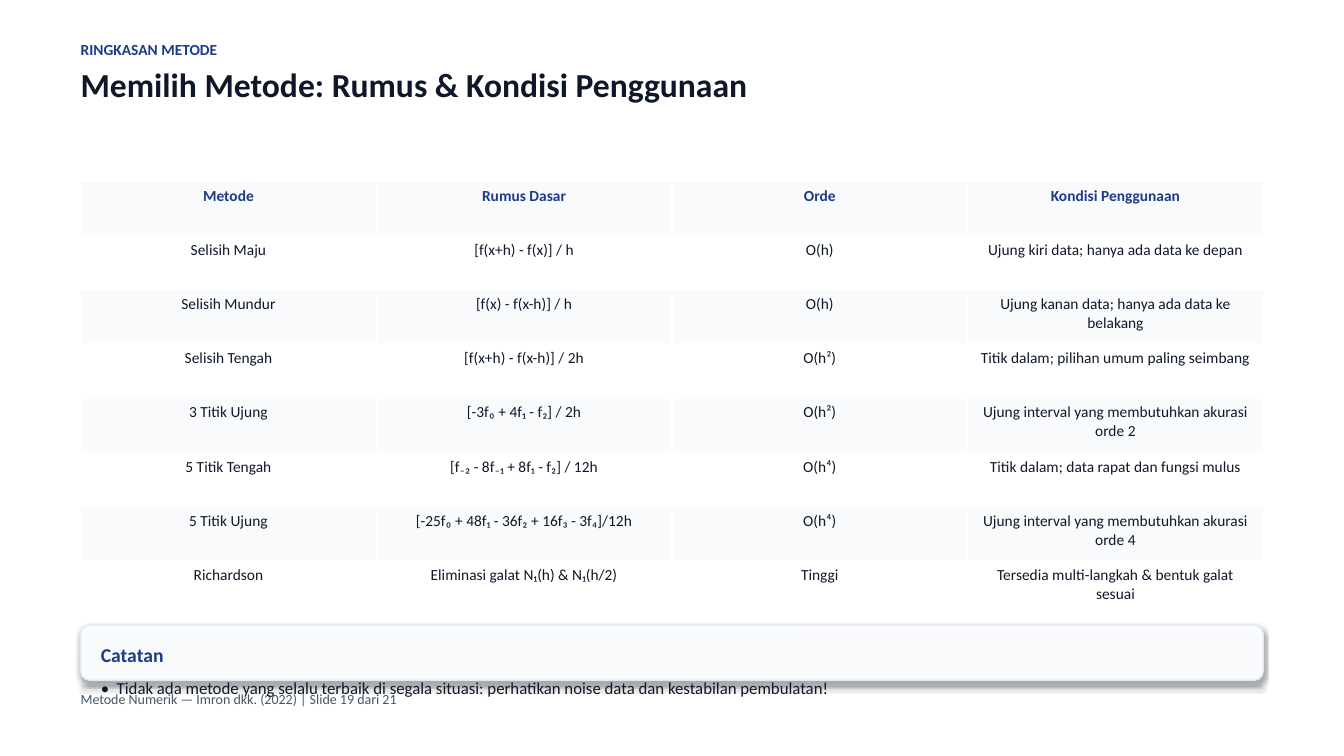
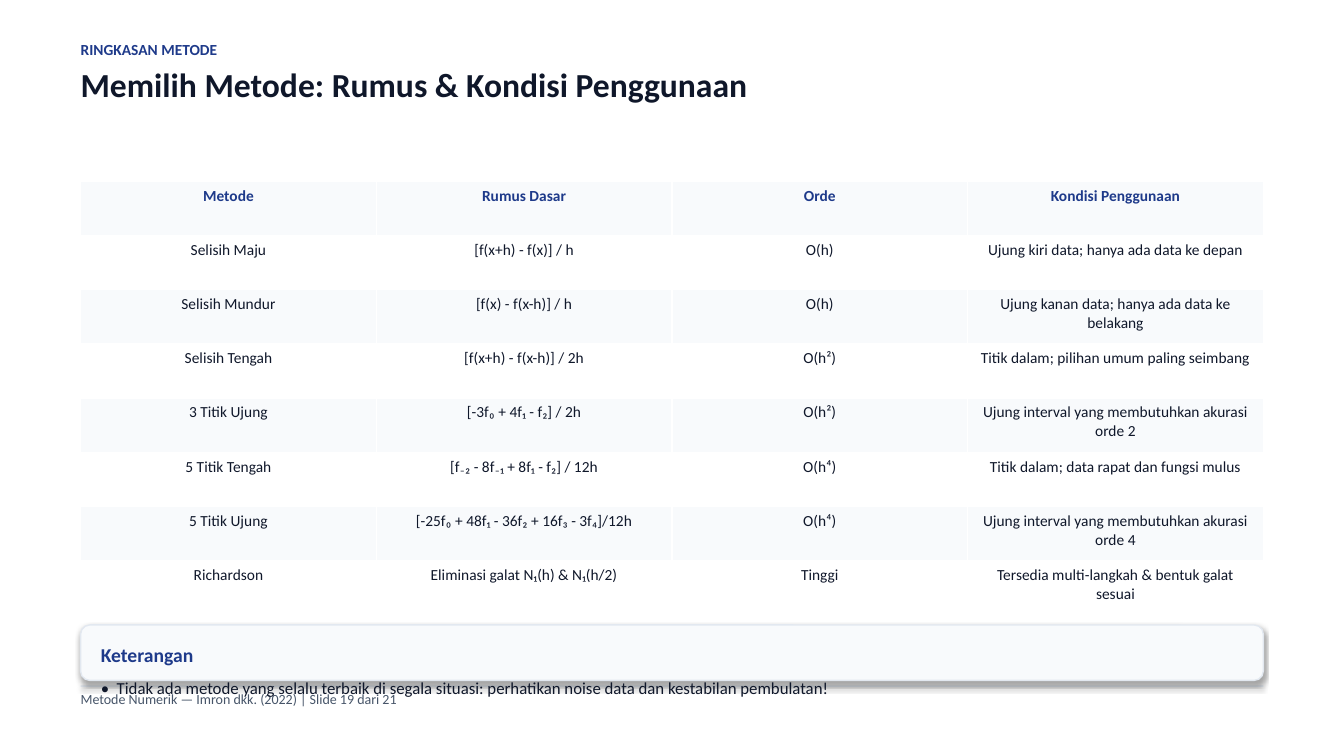
Before and after one commit to Moreyartea/Diferensiasi-Numerik, a slide deck: slide 19 of Diferensiasi_Numerik.pptx. Drawn at 1344x756 pixels with LibreOffice and Linux fonts; fonts in the diff are those of the drawing. Boxes give left, top, right and bottom in pixels: in the first picture for what was removed or moved away, otherwise in the second. Text is boxed around its words. In the diff, an @@ line names an element or a change of style, - is before the commit and + after.

```diff
--- a/Diferensiasi_Numerik.pptx
+++ b/Diferensiasi_Numerik.pptx
@@ text at [101,649,194,666]: text changed @@
-Catatan
+Keterangan
```
Also in this commit, not shown: 10 other slides changed, 4 other files.
